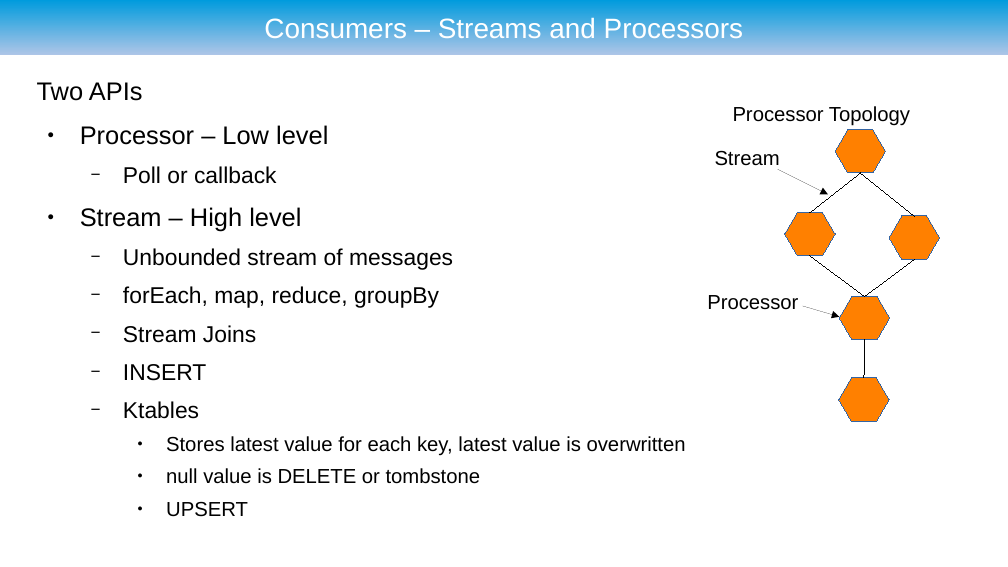
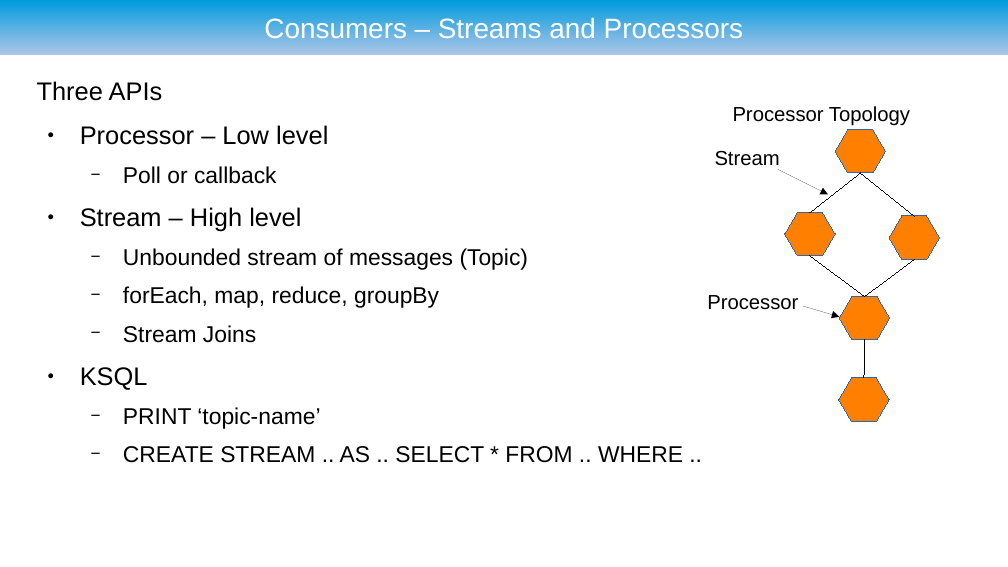
Before and after one commit to ryzlab/kafka-kompetensdag, a slide deck: slide 29 of doc/presentation-umejug.odp (slide 19 before the commit). Drawn at 1008x567 pixels with LibreOffice and Linux fonts; fonts in the diff are those of the drawing; background and template pictures are left out. Boxes give left, top, right and bottom in pixels: in the first picture for what was removed or moved away, otherwise in the second. Text is boxed around its words. In the diff, an @@ line names an element or a change of style, - is before the commit and + after.

```diff
--- a/doc/presentation-umejug.odp
+++ b/doc/presentation-umejug.odp
@@ text at box(37, 81, 163, 101): text changed @@
-Two APIs
+Three APIs
@@ text at box(123, 248, 529, 270): text changed @@
-  − Unbounded stream of messages
+  − Unbounded stream of messages (Topic)
@@ text at box(80, 367, 683, 463): text changed; size 16 to 18 pt @@
-  − INSERT
-  − Ktables
-    ● Stores latest value for each key, latest value is overwritten
-    ● null value is DELETE or tombstone
-    ● UPSERT
+● KSQL
+  − PRINT ‘topic-name’
+  − CREATE STREAM .. AS .. SELECT * FROM .. WHERE ..
```
Also in this commit, not shown: 9 other slides changed, 17 slides added, 5 slides removed.
